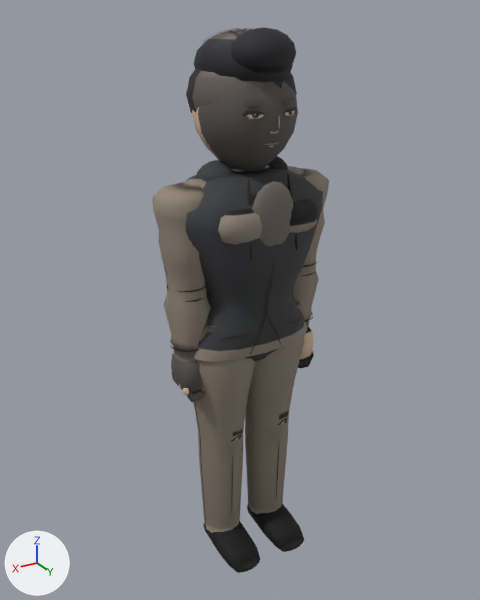
A saved change to the glTF model assets/roster/models/jomyeongsik_a.glb.
Camera for both pictures: a camera (50 mm lens) standing at (1.162, 1.904, 1.985) and looking at (0.008, -0.02, 1.023). Lighting does not change. The marker at lower left points along +X, +Y and +Z. The older version comes first. Vertices at exactly the same position are counted once.

In view in the first picture: 'Body'.
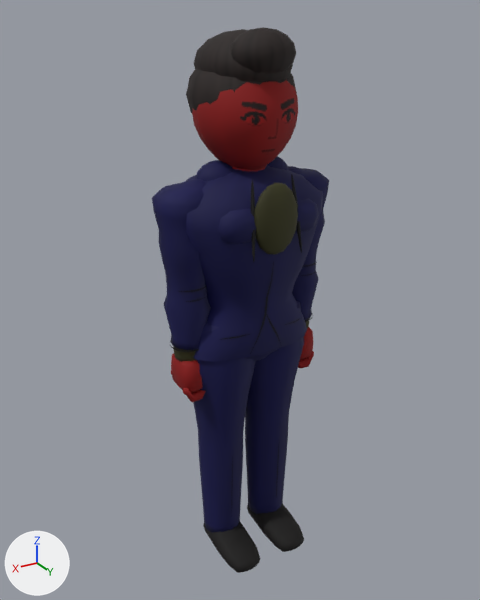
What differs and where, as boxes [x1, y1, x2, y2] in the pictures (480 x 600 px; the box of a moved part takes in the faces that stretch with it):
part 1 of me_mesh_0, deleted
    before: [242, 97, 297, 147]
part 2 of me_mesh_0, moved or reshaped
    before: [192, 28, 301, 319]
    after: [192, 80, 302, 323]
part 3 of me_mesh_0, recoloured (darker)
    both: [152, 29, 329, 536]

Patch to the scene script:
```diff
--- a/assets/roster/models/jomyeongsik_a.glb.py
+++ b/assets/roster/models/jomyeongsik_a.glb.py
@@ me_mesh_0 @@
 # used by ob_body; location = (0.0, 0.0, 0.0)
-me_mesh_0.from_pydata(...)  # 4648 vertices, 8342 faces; spans x -0.34..0.34, y -0.2..0.23, z -0.03..1.95
+me_mesh_0.from_pydata(...)  # 3822 vertices, 7086 faces; spans x -0.34..0.34, y -0.2..0.23, z -0.03..1.95
+# me_mesh_0 part 1: 17 loose pieces with 731 vertices, spanning x -0.1..0.1, y 0.15..0.18, z 1.6..1.75, are deleted
+# me_mesh_0 part 2: 53 vertices moved from x -0.14..0.14, y -0.14..0.2, z 1.26..1.81 to x -0.14..0.14, y -0.14..0.21, z 1.26..1.81; 599 vertices removed from x -0.17..0.16, y -0.18..0.2, z 0.97..1.94; 504 vertices added at x -0.17..0.17, y -0.17..0.22, z 0.96..1.88
+# me_mesh_0 part 3: 5982 kept faces spanning x -0.34..0.34, y -0.2..0.23, z -0.03..1.95 get new vertex colours
+# other edits to the shape of me_mesh_0 do not show in these pictures
 me_mesh_0.materials.append(mat_material_0)
```
